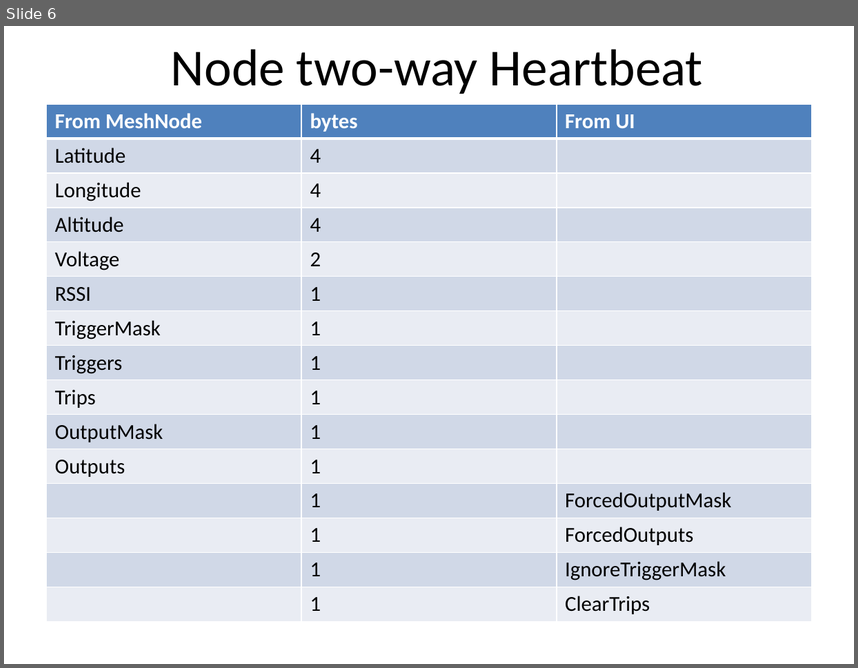
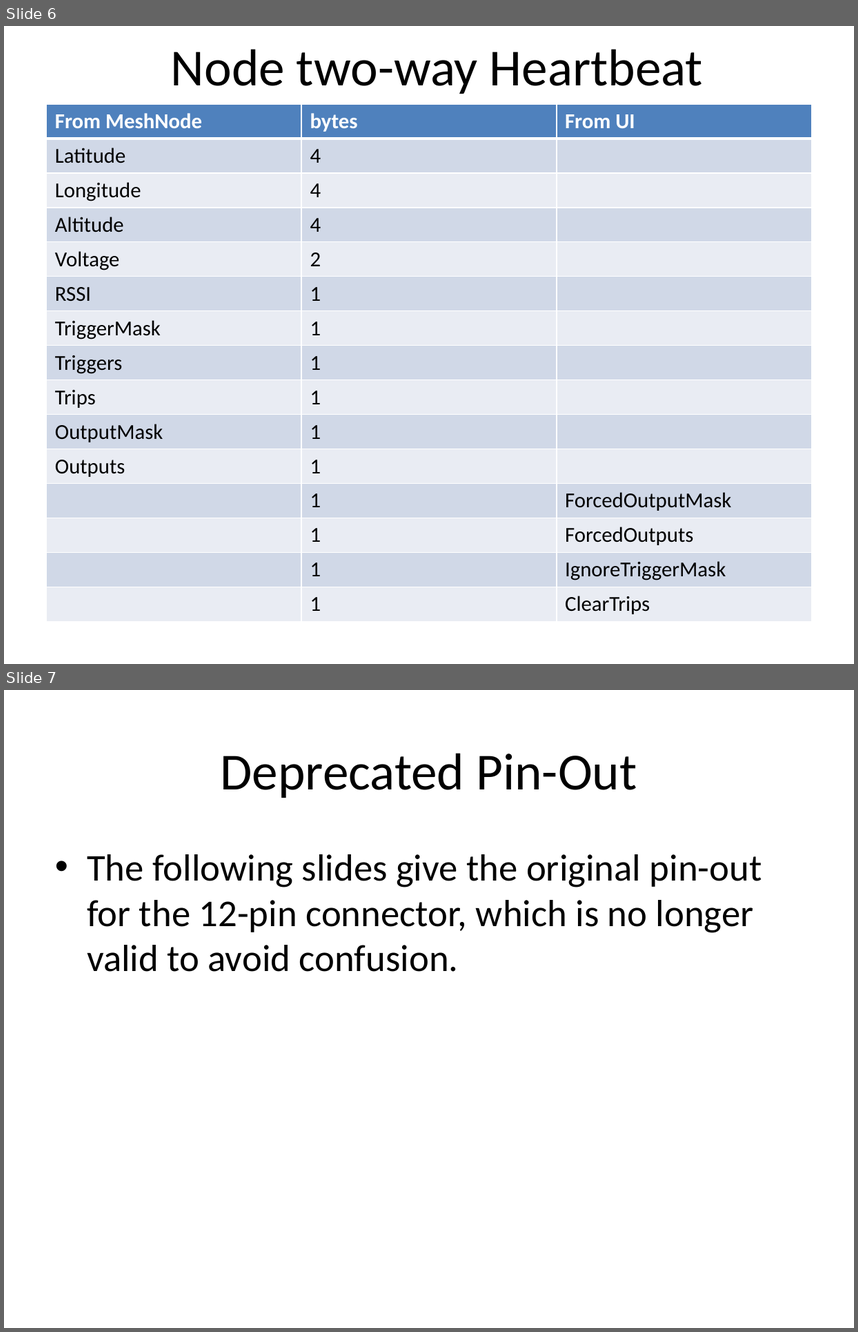
Before and after one commit to anaiman/MeshNodeFirmware, a slide deck: MeshNodeUserManual.pptx. Shown one above the other, each under a label of ours: slide 6 before the commit, slides 6 and 7 after it. The pictures are 858x668 and 858x1332 pixels, drawn with LibreOffice and Linux fonts; fonts in the diff are those of the drawing. Boxes give left, top, right and bottom in pixels: in the first picture for what was removed or moved away, otherwise in the second. Text is boxed around its words. In the diff, an @@ line names an element or a change of style, - is before the commit and + after.

Commit message:
Fixed 12-pin connector pin-out (changed to manufacturer spec).

```diff
--- a/MeshNodeUserManual.pptx
+++ b/MeshNodeUserManual.pptx
@@ slide 7 added at (x1=4, y1=690, x2=854, y2=1328), background #FFFFFF @@
@@ title added at (x1=220, y1=753, x2=637, y2=798), 44 pt, text #000000 @@
+Deprecated Pin-Out
@@ text added at (x1=87, y1=854, x2=762, y2=972), 32 pt, text #000000 @@
+• The following slides give the original pin-out for the 12-pin connector, which is no longer valid to avoid confusion.
```
Also in this commit, not shown: 2 slides changed, 3 other slides added.
